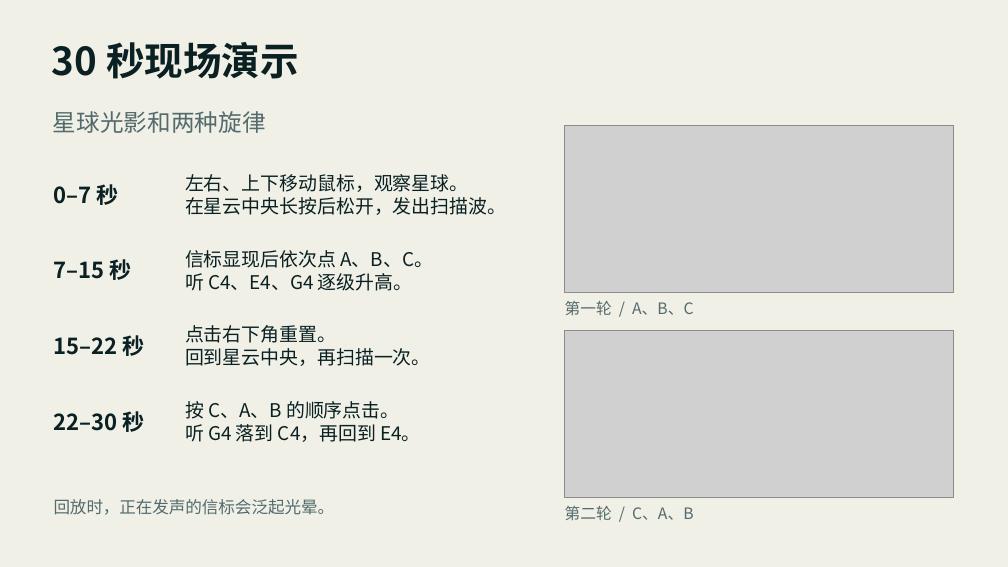
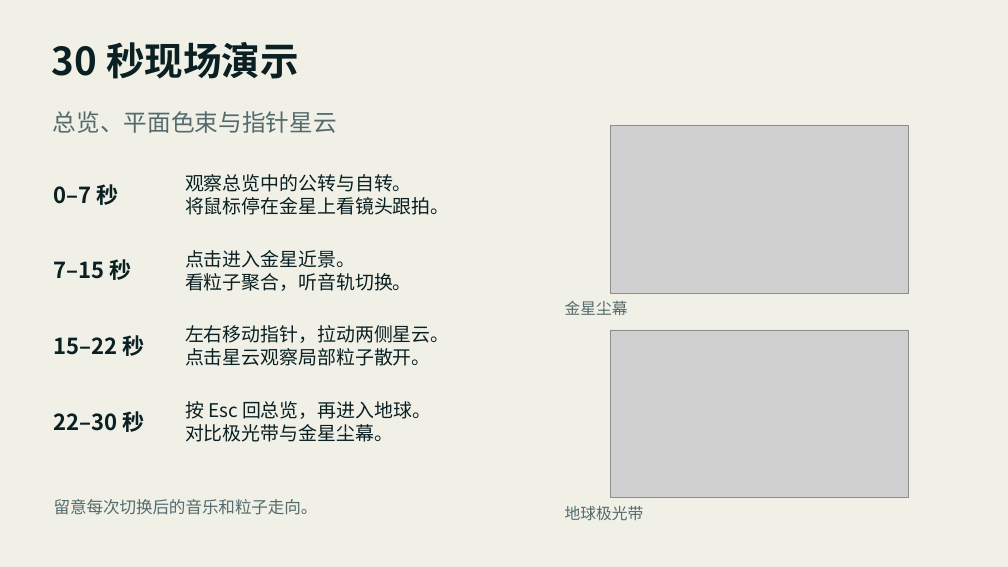
Before and after one commit to toki37644/TD, a slide deck: slide 8 of 深空回声·作品汇报.pptx. Drawn at 1008x567 pixels with LibreOffice and Linux fonts; fonts in the diff are those of the drawing; grey boxes stand for pictures. Boxes give left, top, right and bottom in pixels: in the first picture for what was removed or moved away, otherwise in the second. Text is boxed around its words. In the diff, an @@ line names an element or a change of style, - is before the commit and + after.

Commit message:
整合天体双画法和实时星云交互

```diff
--- a/深空回声·作品汇报.pptx
+++ b/深空回声·作品汇报.pptx
@@ text at [53,111,337,133]: text changed @@
-星球光影和两种旋律
+总览、平面色束与指针星云
@@ picture: place and size @@
-picture at [565,126,954,293]
+picture at [610,126,908,293]
@@ text at [185,174,450,215]: text changed @@
-左右、上下移动鼠标，观察星球。
-在星云中央长按后松开，发出扫描波。
+观察总览中的公转与自转。
+将鼠标停在金星上看镜头跟拍。
@@ text at [185,250,412,291]: text changed @@
-信标显现后依次点 A、B、C。
-听 C4、E4、G4 逐级升高。
+点击进入金星近景。
+看粒子聚合，听音轨切换。
@@ text at [185,325,450,366]: text changed @@
-点击右下角重置。
-回到星云中央，再扫描一次。
+左右移动指针，拉动两侧星云。
+点击星云观察局部粒子散开。
@@ text at [565,301,628,316]: text changed @@
-第一轮 / A、B、C
+金星尘幕
@@ picture: place and size @@
-picture at [565,330,954,498]
+picture at [610,330,908,498]
@@ text at [185,401,431,442]: text changed @@
-按 C、A、B 的顺序点击。
-听 G4 落到 C4，再回到 E4。
+按 Esc 回总览，再进入地球。
+对比极光带与金星尘幕。
@@ text at [54,499,318,515]: text changed @@
-回放时，正在发声的信标会泛起光晕。
+留意每次切换后的音乐和粒子走向。
@@ text at [565,506,644,520]: text changed @@
-第二轮 / C、A、B
+地球极光带
```
Also in this commit, not shown: 6 other slides changed, 1 slide added, 1 slide removed, 10 other files.
